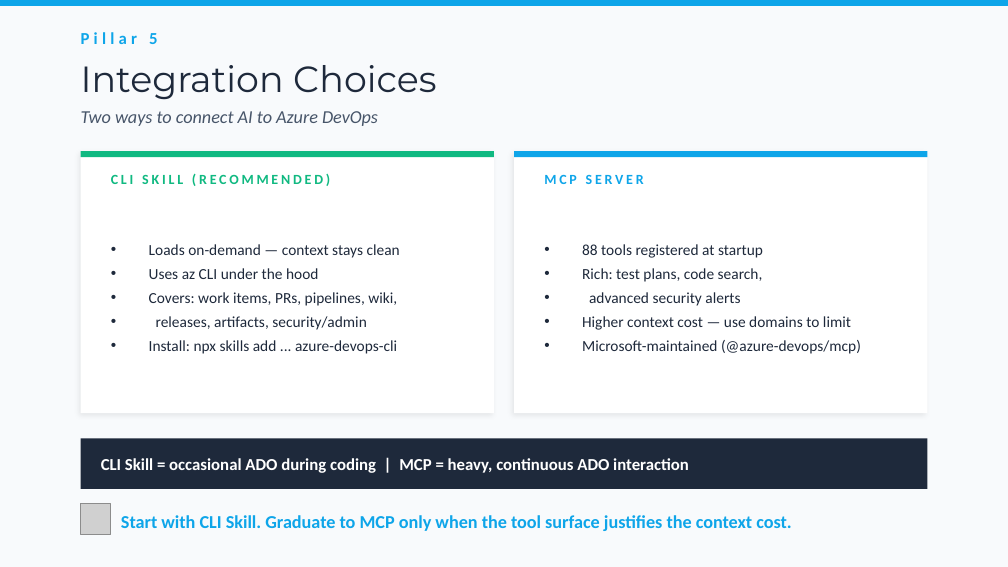
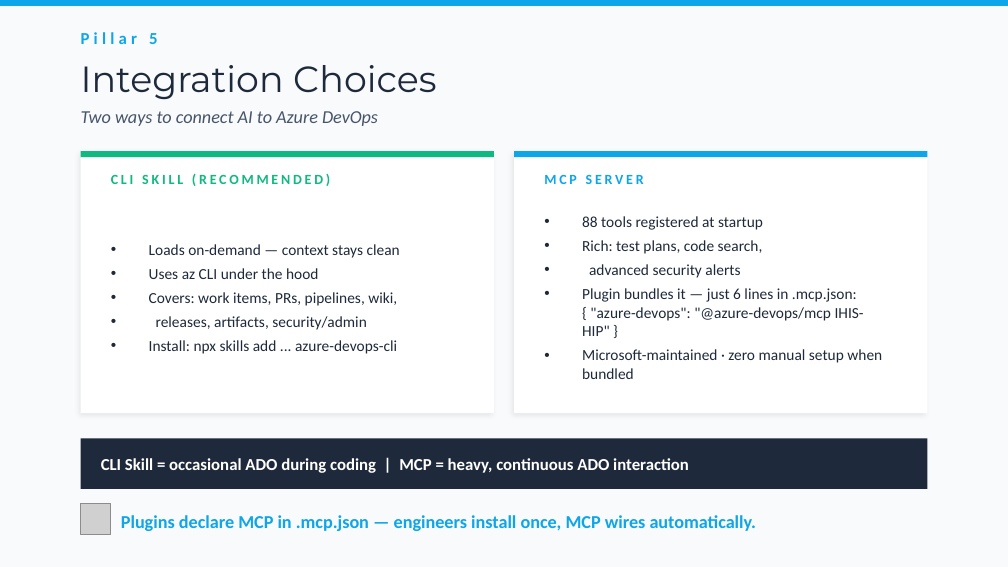
Before and after one commit to bubuding0809/copilot-cli-for-beginners, a slide deck: slide 15 of WORKSHOP-PRESENTATION.pptx. Drawn at 1008x567 pixels with LibreOffice and Linux fonts; fonts in the diff are those of the drawing; grey boxes stand for pictures. Boxes give left, top, right and bottom in pixels: in the first picture for what was removed or moved away, otherwise in the second. Text is boxed around its words. In the diff, an @@ line names an element or a change of style, - is before the commit and + after.

```diff
--- a/WORKSHOP-PRESENTATION.pptx
+++ b/WORKSHOP-PRESENTATION.pptx
@@ text at (582, 288, 882, 379): text changed @@
-• Higher context cost — use domains to limit
-• Microsoft-maintained (@azure-devops/mcp)
+• Plugin bundles it — just 6 lines in .mcp.json: { "azure-devops": "@azure-devops/mcp IHIS-HIP" }
+• Microsoft-maintained · zero manual setup when bundled
@@ text at (121, 515, 757, 531): text changed @@
-Start with CLI Skill. Graduate to MCP only when the tool surface justifies the context cost.
+Plugins declare MCP in .mcp.json — engineers install once, MCP wires automatically.
```
Also in this commit, not shown: 12 other slides changed, 1 slide added, 2 slides removed, 3 other files.
